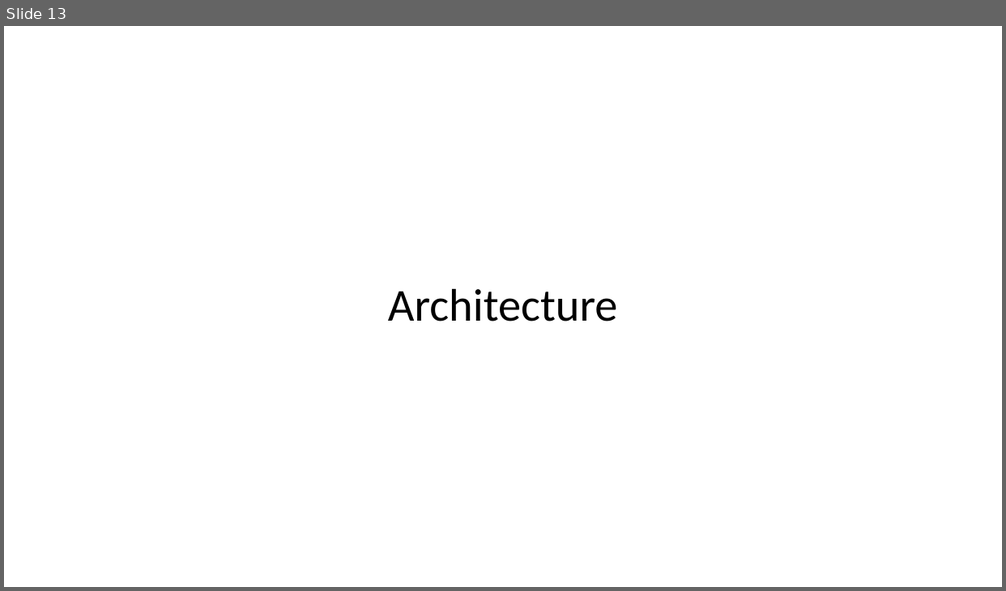
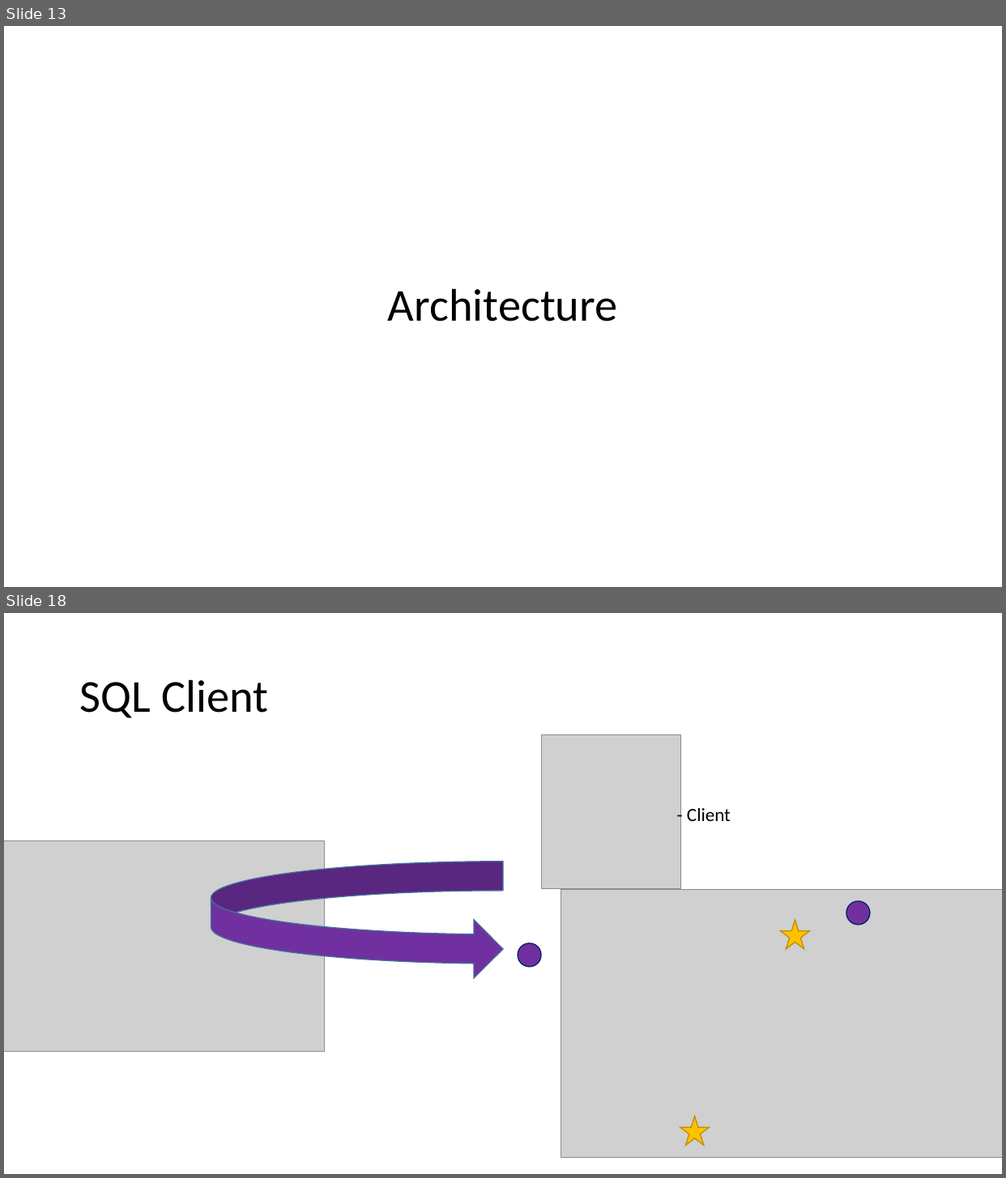
Before and after one commit to RosarioBrancato/SpeechBasedGroceries, a slide deck: Documentation/presentation.pptx. Shown one above the other, each under a label of ours: slide 13 before the commit, slides 13 and 18 after it; the slides between them are not shown. The pictures are 1006x591 and 1006x1178 pixels, drawn with LibreOffice and Linux fonts; fonts in the diff are those of the drawing; grey boxes stand for pictures. Boxes give left, top, right and bottom in pixels: in the first picture for what was removed or moved away, otherwise in the second. Text is boxed around its words. In the diff, an @@ line names an element or a change of style, - is before the commit and + after.

```diff
--- a/Documentation/presentation.pptx
+++ b/Documentation/presentation.pptx
@@ slide 18 added at (4,613,1002,1174), background #FFFFFF @@
@@ title added at (80,679,268,718), 44 pt, text #000000 @@
+SQL Client
@@ picture added at (542,735,681,888) @@
@@ text added at (687,808,731,821), 18 pt, text #000000 @@
+- Client
@@ picture added at (4,841,325,1052) @@
@@ curved right arrow added at (211,862,503,978), fill #7030A0, outline #43739E 1 pt @@
@@ picture added at (561,889,1002,1157) @@
@@ ellipse added at (846,901,869,924), fill #7030A0, outline #002060 1 pt @@
@@ star added at (780,920,809,949), fill #FFC000, outline #BD8E00 1 pt @@
@@ ellipse added at (518,943,541,966), fill #7030A0, outline #002060 1 pt @@
@@ star added at (680,1117,710,1146), fill #FFC000, outline #BD8E00 1 pt @@
```
Also in this commit, not shown: 4 other slides added.
